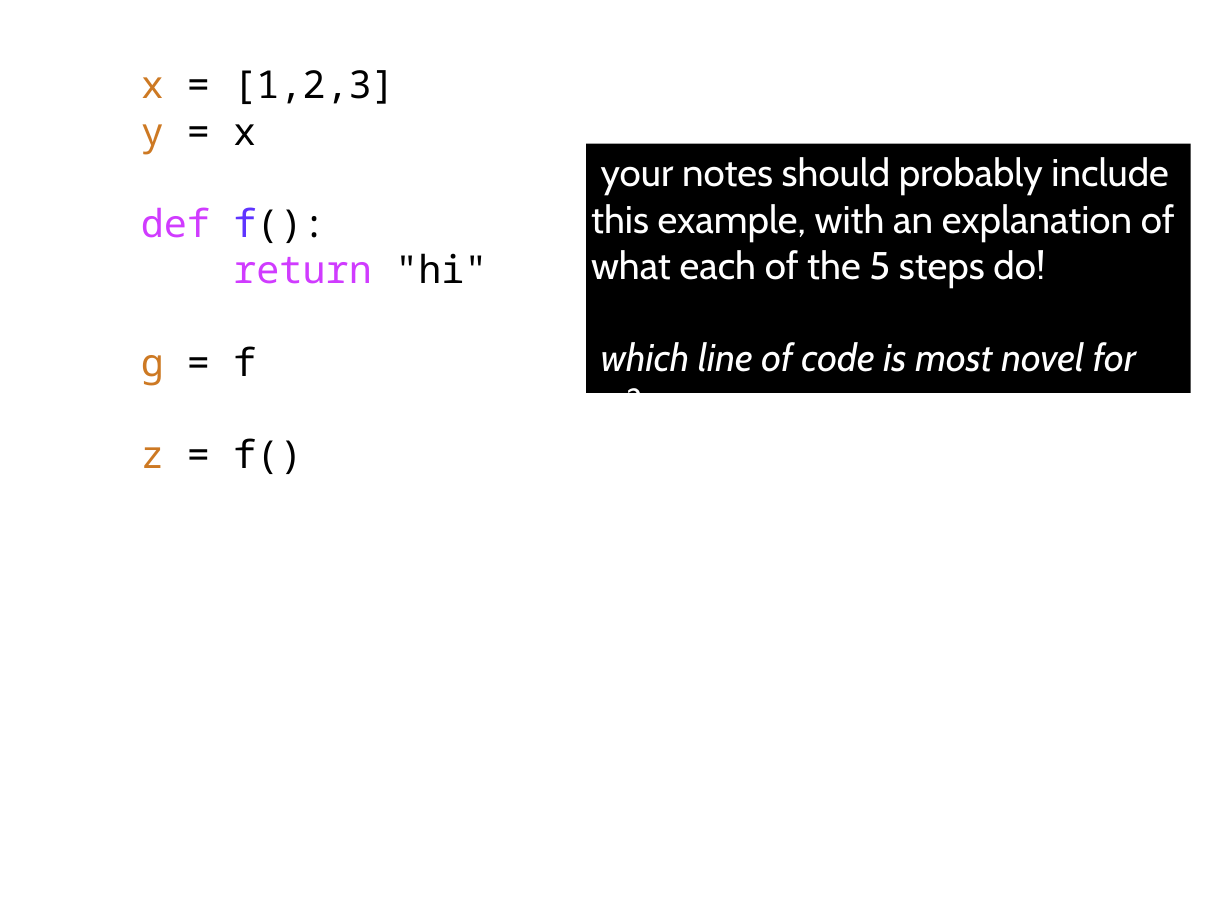
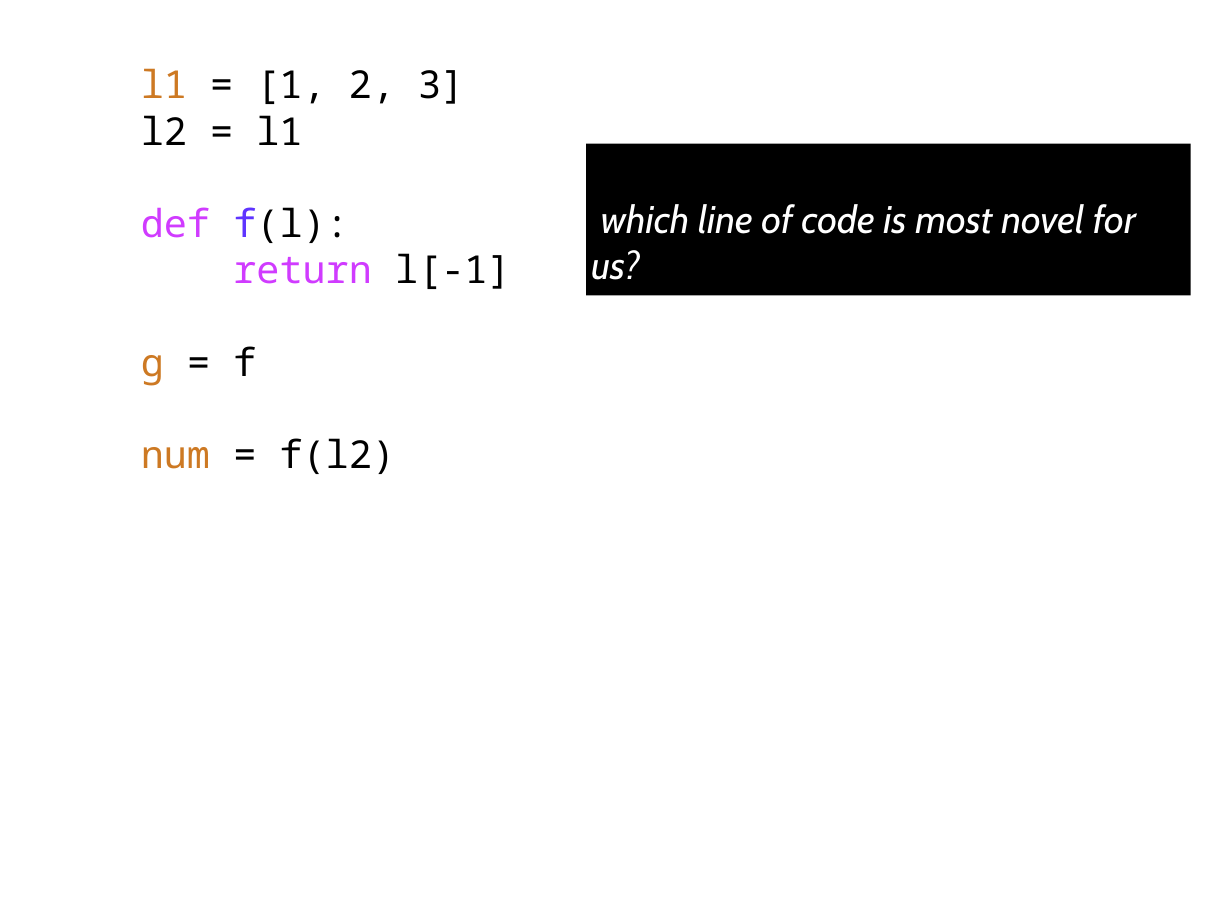
Before and after one commit to tylerharter/caraza-harter-com, a slide deck: slide 5 of tyler/meena/cs220/f21/materials/lec_24_F21.pptx. Drawn at 1232x924 pixels with LibreOffice and Linux fonts; fonts in the diff are those of the drawing. Boxes give left, top, right and bottom in pixels: in the first picture for what was removed or moved away, otherwise in the second. Text is boxed around its words. In the diff, an @@ line names an element or a change of style, - is before the commit and + after.

```diff
--- a/tyler/meena/cs220/f21/materials/lec_24_F21.pptx
+++ b/tyler/meena/cs220/f21/materials/lec_24_F21.pptx
@@ text at box(141, 68, 511, 289): text changed @@
-x = [1,2,3]
-y = x
-def f():
-return "hi"
+l1 = [1, 2, 3]
+l2 = l1
+def f(l):
+return l[-1]
@@ rectangle "which line of code is ...": place and size @@
-rectangle "which line of code is ..." at box(587, 144, 1191, 393)
+rectangle "which line of code is ..." at box(587, 144, 1191, 295)
@@ text in rectangle at box(591, 157, 1175, 288): paragraph removed @@
-your notes should probably include this example, with an explanation of what each of the 5 steps do!
@@ text at box(141, 438, 395, 474): text changed @@
-z = f()
+num = f(l2)
```
Also in this commit, not shown: 16 other slides changed, 8 other files.
